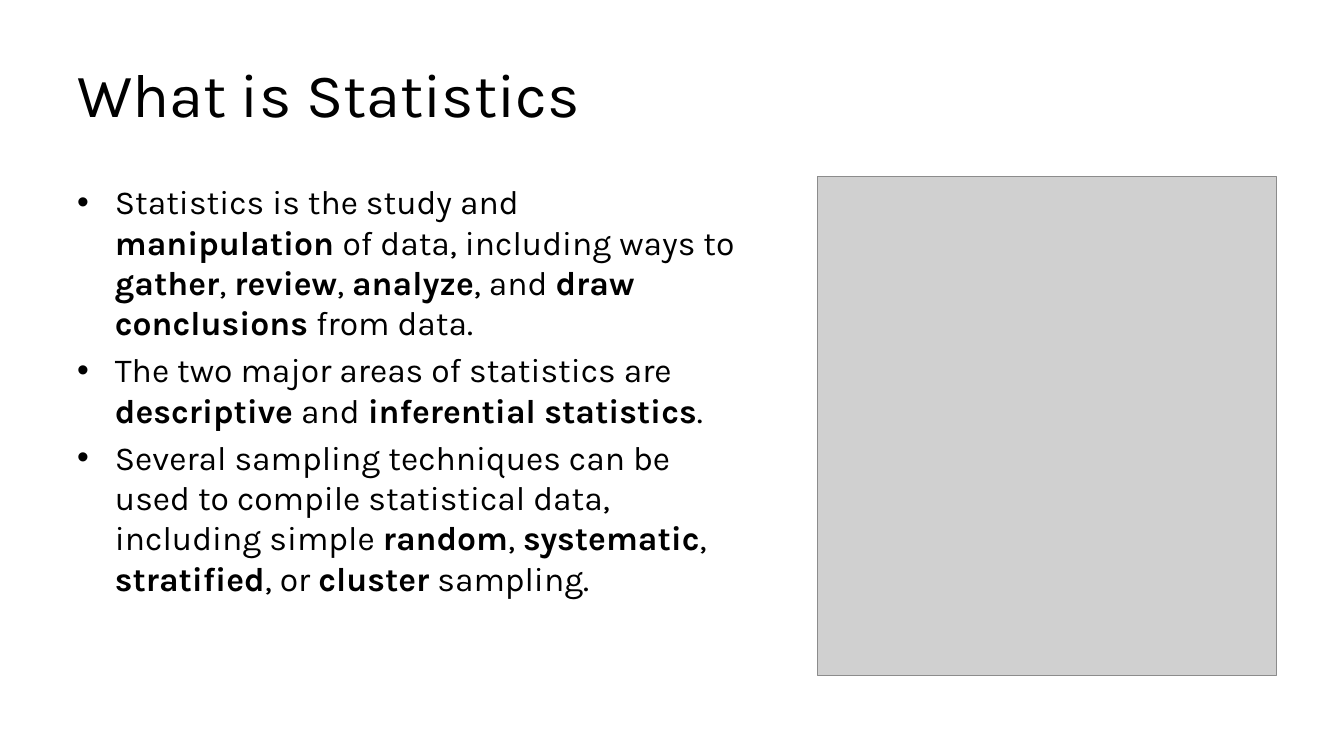
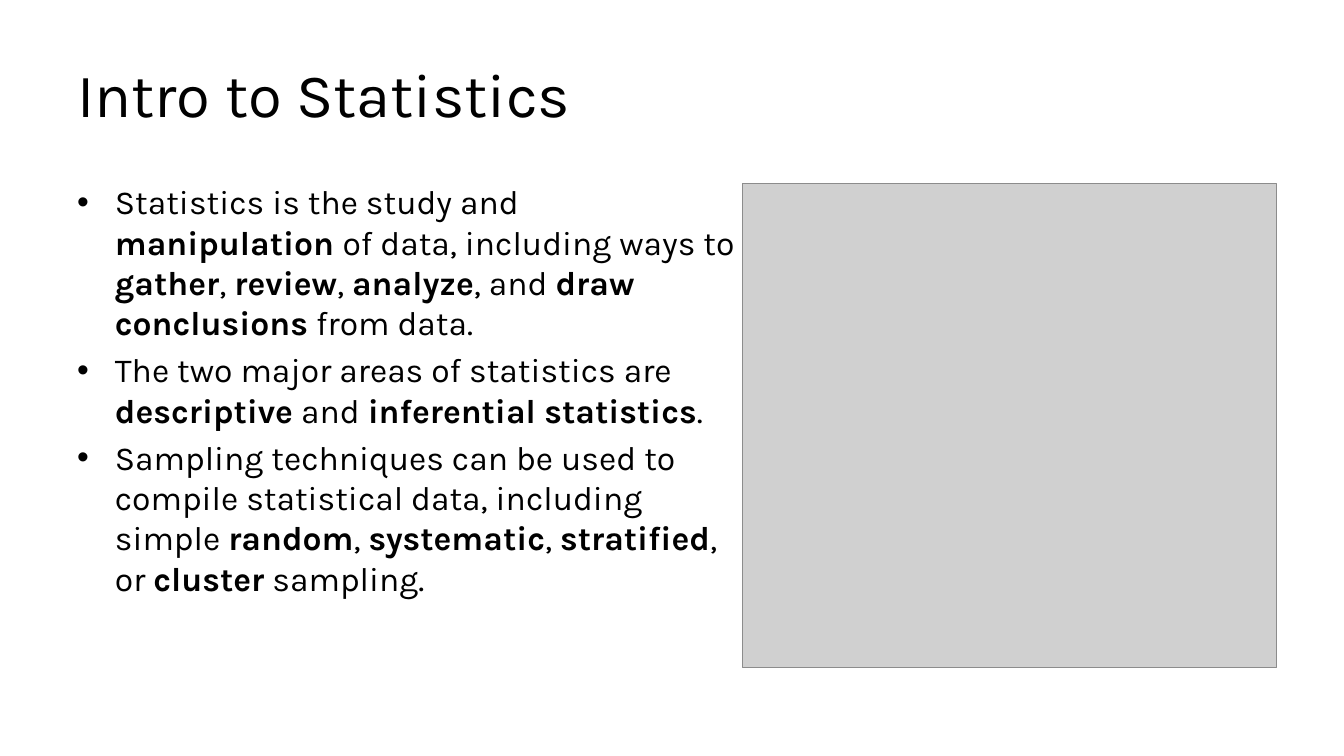
Before and after one commit to kershrita/Data-Science-Roadmap, a slide deck: slide 4 of slides/Session 02 - Introduction to Statistics.pptx (slide 3 before the commit). Drawn at 1344x756 pixels with LibreOffice and Linux fonts; fonts in the diff are those of the drawing; grey boxes stand for pictures. Boxes give left, top, right and bottom in pixels: in the first picture for what was removed or moved away, otherwise in the second. Text is boxed around its words. In the diff, an @@ line names an element or a change of style, - is before the commit and + after.

```diff
--- a/slides/Session 02 - Introduction to Statistics.pptx
+++ b/slides/Session 02 - Introduction to Statistics.pptx
@@ title at [77, 74, 570, 118]: text changed @@
-What is Statistics
+Intro to Statistics
@@ picture: place and size @@
-picture at [818, 176, 1277, 676]
+picture at [743, 184, 1277, 667]
@@ text at [115, 447, 717, 600]: text changed @@
-• Several sampling techniques can be used to compile statistical data, including simple random, systematic, stratified, or cluster sampling.
+• Sampling techniques can be used to compile statistical data, including simple random, systematic, stratified, or cluster sampling.
```
Also in this commit, not shown: 8 other slides changed, 23 slides added, 2 slides removed.
